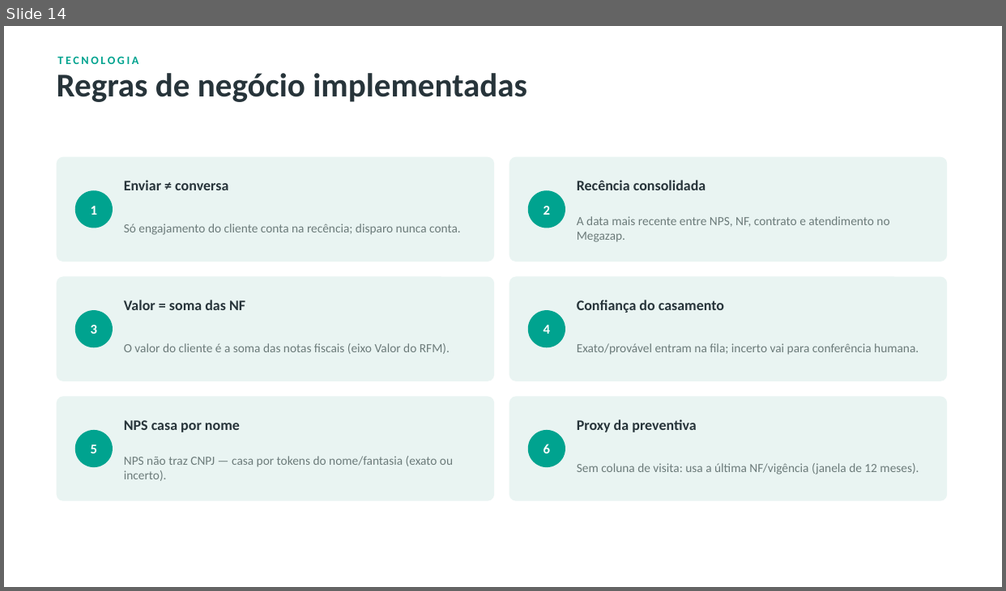
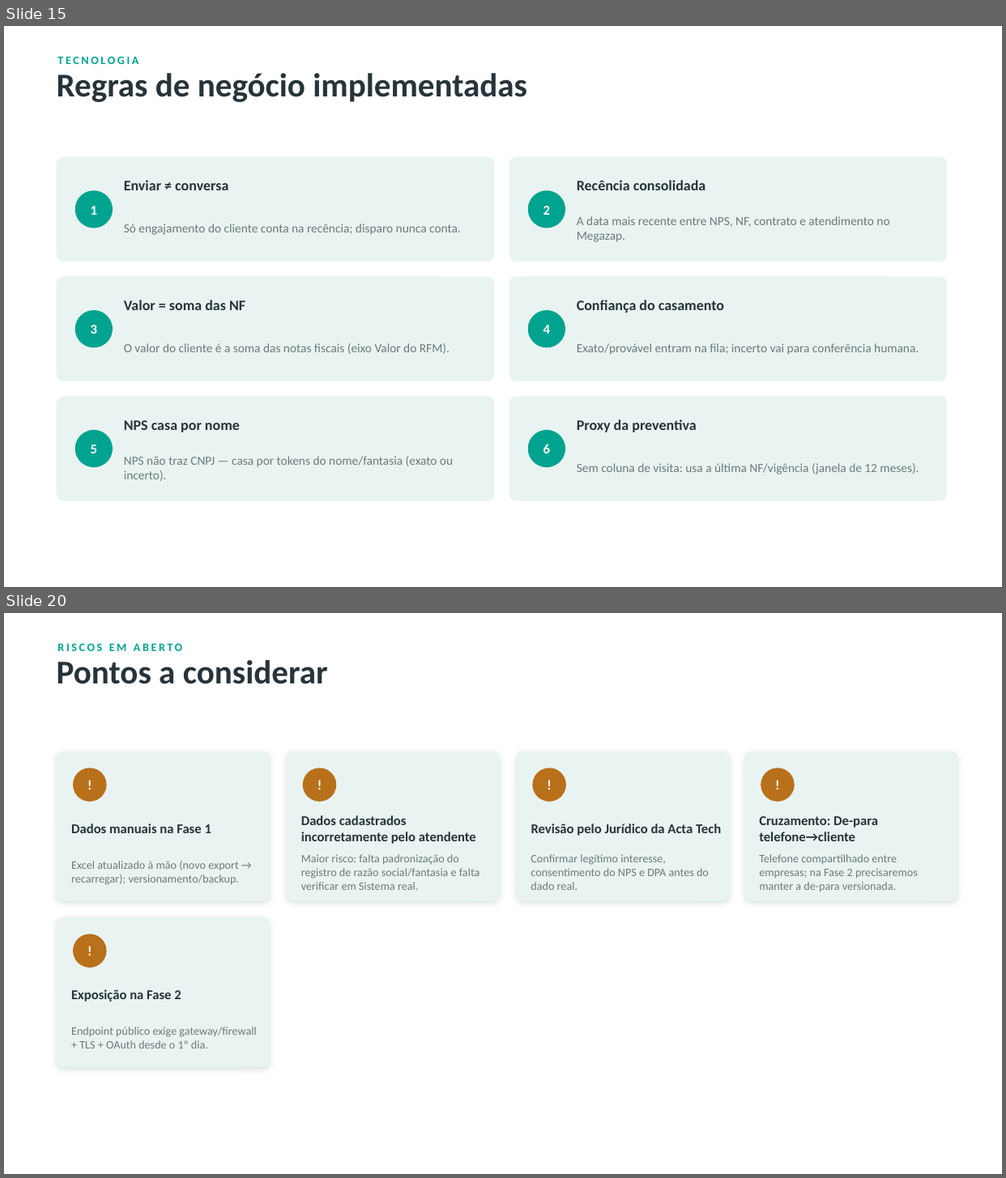
Before and after one commit to igorcamposdeborba/agente-ia-atendimento, a slide deck: 2-sistema-de-atendimento/planejamento/Millenium-Agente-IA.pptx. Shown one above the other, each under a label of ours: slide 14 before the commit, slides 15 and 20 after it; the slides between them are not shown. The pictures are 1006x591 and 1006x1178 pixels, drawn with LibreOffice and Linux fonts; fonts in the diff are those of the drawing. Boxes give left, top, right and bottom in pixels: in the first picture for what was removed or moved away, otherwise in the second. Text is boxed around its words. In the diff, an @@ line names an element or a change of style, - is before the commit and + after.

```diff
--- a/2-sistema-de-atendimento/planejamento/Millenium-Agente-IA.pptx
+++ b/2-sistema-de-atendimento/planejamento/Millenium-Agente-IA.pptx
@@ slide 20 added at box(4, 613, 1002, 1174), background #FFFFFF @@
@@ text added at box(57, 660, 328, 684), 32 pt, text #27343A, bold @@
+Pontos a considerar
@@ text added at box(57, 643, 182, 651), 11 pt, text #00A38F, bold @@
+RISCOS EM ABERTO
@@ rounded rectangle added at box(57, 752, 270, 901), fill #E9F4F2 @@
@@ rounded rectangle added at box(286, 752, 500, 901), fill #E9F4F2 @@
@@ rounded rectangle added at box(516, 752, 730, 901), fill #E9F4F2 @@
@@ rounded rectangle added at box(744, 752, 957, 901), fill #E9F4F2 @@
@@ ellipse added at box(73, 768, 107, 802), fill #B9701A @@
@@ text added at box(73, 768, 107, 802), 13 pt, text #FFFFFF, bold @@
+!
@@ ellipse added at box(303, 768, 336, 802), fill #B9701A @@
@@ text added at box(303, 768, 336, 802), 13 pt, text #FFFFFF, bold @@
+!
@@ ellipse added at box(533, 768, 566, 802), fill #B9701A @@
@@ text added at box(533, 768, 566, 802), 13 pt, text #FFFFFF, bold @@
+!
@@ ellipse added at box(761, 768, 795, 802), fill #B9701A @@
@@ text added at box(761, 768, 795, 802), 13 pt, text #FFFFFF, bold @@
+!
@@ text added at box(71, 824, 211, 833), 13 pt, text #27343A, bold @@
+Dados manuais na Fase 1
@@ text added at box(301, 815, 476, 844), 13 pt, text #27343A, bold @@
+Dados cadastrados incorretamente pelo atendente
@@ text added at box(531, 824, 721, 836), 13 pt, text #27343A, bold @@
+Revisão pelo Jurídico da Acta Tech
@@ text added at box(759, 816, 878, 841), 13 pt, text #27343A, bold @@
+Cruzamento: De-para telefone→cliente
@@ text added at box(301, 854, 479, 890), 11 pt, text #6C7B7A @@
+Maior risco: falta padronização do registro de razão social/fantasia e falta verificar em Sistema real.
@@ text added at box(530, 854, 709, 890), 11 pt, text #6C7B7A @@
+Confirmar legítimo interesse, consentimento do NPS e DPA antes do dado real.
@@ text added at box(759, 854, 918, 892), 11 pt, text #6C7B7A @@
+Telefone compartilhado entre empresas; na Fase 2 precisaremos manter a de-para versionada.
@@ text added at box(71, 861, 239, 885), 11 pt, text #6C7B7A @@
+Excel atualizado à mão (novo export → recarregar); versionamento/backup.
@@ rounded rectangle added at box(57, 918, 270, 1067), fill #E9F4F2 @@
@@ ellipse added at box(73, 934, 107, 968), fill #B9701A @@
@@ text added at box(73, 934, 107, 968), 13 pt, text #FFFFFF, bold @@
+!
@@ text added at box(71, 990, 181, 1002), 13 pt, text #27343A, bold @@
+Exposição na Fase 2
@@ text added at box(71, 1027, 256, 1049), 11 pt, text #6C7B7A @@
+Endpoint público exige gateway/firewall + TLS + OAuth desde o 1º dia.
@@ what was slide 14 is now slide 15 @@
```
Also in this commit, not shown: 16 slides changed, 2 other slides added, 1 slide removed, 14 other files.
